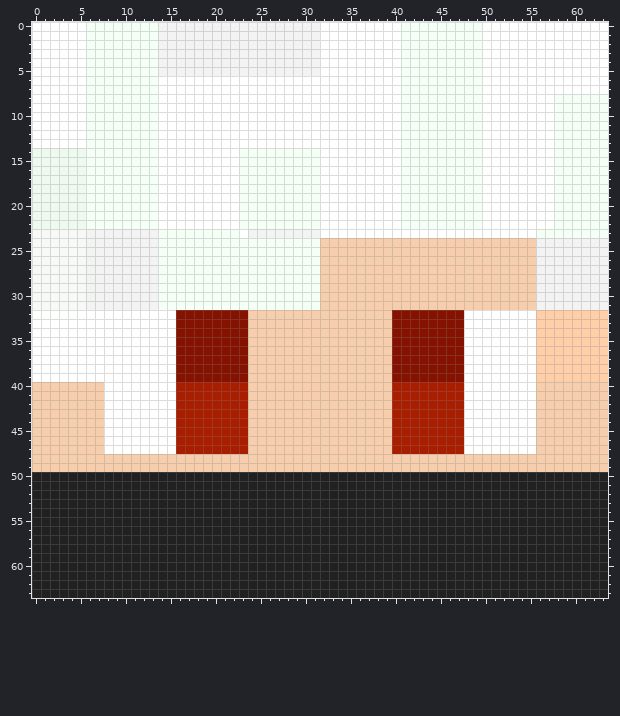
Two states of a pixel-art sprite, skins/3d726bf6-81c8-4d5f-b4ec-e4fc26bf7013.png. The first picture shows the starting point.
The file is 64x64 pixels. Colours within 5 levels of each other are drawn and written as one.
And afterwards:
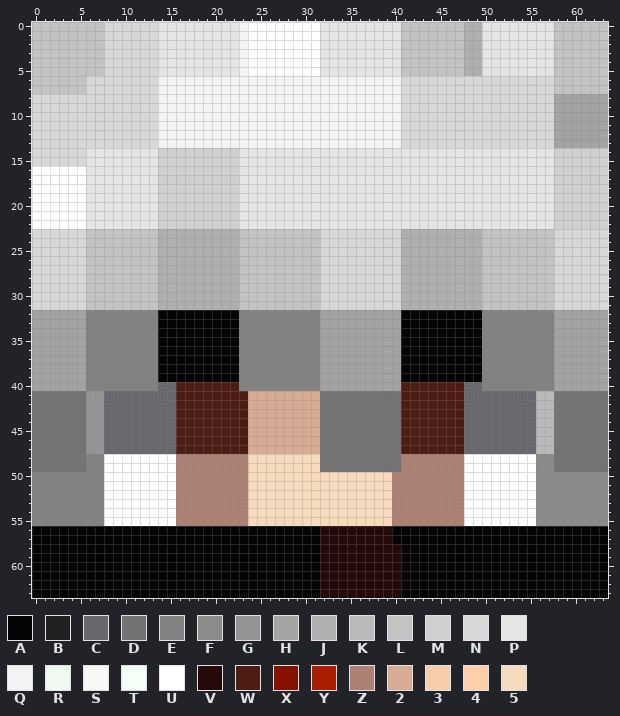
Palette (. is transparent): A #040405  B #212121  C #69686e  D #737373  E #828282  F #8b8b8b  G #949494  H #a3a3a3  J #afafaf  K #bababa  L #c3c3c3  M #d0d0d0  N #d8d8d8  P #e5e5e5  Q #f3f3f3  R #eef9ef  S #f7f9f7  T #f4fff5  U #ffffff  V #260a0a  W #4d1d15  X #851200  Y #a91e00  Z #ac8072  2 #d8ac93  3 #f7cead  4 #ffcfa9  5 #f7dbbd
Message: 自動上傳玩家 ZIOSR 的皮膚臉部
Change:
Changed rows in their new state; - is an unchanged pixel.
first column x 0:
 0 LLLLLLLLNNNNNNPPPPPPPPP-UUUUUUUUPPPPPPPPPLLLLLLLJJPPPPPPPPLLLLLL
 1 LLLLLLLLNNNNNNPPPPPPPPP-UUUUUUUUPPPPPPPPPLLLLLLLJJPPPPPPPPLLLLLL
 2 LLLLLLLLNNNNNNPPPPPPPPP-UUUUUUUUPPPPPPPPPLLLLLLLJJPPPPPPPPLLLLLL
 3 LLLLLLLLNNNNNNPPPPPPPPP-UUUUUUUUPPPPPPPPPLLLLLLLJJPPPPPPPPLLLLLL
 4 LLLLLLLLNNNNNNPPPPPPPPP-UUUUUUUUPPPPPPPPPLLLLLLLJJPPPPPPPPLLLLLL
 5 LLLLLLLLNNNNNNPPPPPPPPP-UUUUUUUUPPPPPPPPPLLLLLLLJJPPPPPPPPLLLLLL
 6 LLLLLLNNNNNNNNQQQQQQQQQQQQQQQQQQQQQQQQQQQNNNNNNNNNNNNNNNNNLLLLLL
 7 LLLLLLNNNNNNNNQQQQQQQQQQQQQQQQQQQQQQQQQQQNNNNNNNNNNNNNNNNNLLLLLL
 8 NNNNNNNNNNNNNNQQQQQQQQQQQQQQQQQQQQQQQQQQQNNNNNNNNNNNNNNNNNHHHHHH
 9 NNNNNNNNNNNNNNQQQQQQQQQQQQQQQQQQQQQQQQQQQNNNNNNNNNNNNNNNNNHHHHHH
10 NNNNNNNNNNNNNNQQQQQQQQQQQQQQQQQQQQQQQQQQQNNNNNNNNNNNNNNNNNHHHHHH
11 NNNNNNNNNNNNNNQQQQQQQQQQQQQQQQQQQQQQQQQQQNNNNNNNNNNNNNNNNNHHHHHH
12 NNNNNNNNNNNNNNQQQQQQQQQQQQQQQQQQQQQQQQQQQNNNNNNNNNNNNNNNNNHHHHHH
13 NNNNNNNNNNNNNNQQQQQQQQQQQQQQQQQQQQQQQQQQQNNNNNNNNNNNNNNNNNHHHHHH
14 NNNNNNPPPPPPPPMMMMMMMMMPPPPPPPPPPPPPPPPPPPPPPPPPPPPPPPPPPPMMMMMM
15 NNNNNNPPPPPPPPMMMMMMMMMPPPPPPPPPPPPPPPPPPPPPPPPPPPPPPPPPPPMMMMMM
16 UUUUUUPPPPPPPPMMMMMMMMMPPPPPPPPPPPPPPPPPPPPPPPPPPPPPPPPPPPMMMMMM
17 UUUUUUPPPPPPPPMMMMMMMMMPPPPPPPPPPPPPPPPPPPPPPPPPPPPPPPPPPPMMMMMM
18 UUUUUUPPPPPPPPMMMMMMMMMPPPPPPPPPPPPPPPPPPPPPPPPPPPPPPPPPPPMMMMMM
19 UUUUUUPPPPPPPPMMMMMMMMMPPPPPPPPPPPPPPPPPPPPPPPPPPPPPPPPPPPMMMMMM
20 UUUUUUPPPPPPPPMMMMMMMMMPPPPPPPPPPPPPPPPPPPPPPPPPPPPPPPPPPPMMMMMM
21 UUUUUUPPPPPPPPMMMMMMMMMPPPPPPPPPPPPPPPPPPPPPPPPPPPPPPPPPPPMMMMMM
22 UUUUUUPPPPPPPPMMMMMMMMMPPPPPPPPPPPPPPPPPPPPPPPPPPPPPPPPPPPMMMMMM
23 NNNNNNLLLLLLLLJJJJJJJJJLLLLLLLLLNNNNNNNNNJJJJJJJJJLLLLLLLLNNNNNN
24 NNNNNNLLLLLLLLJJJJJJJJJLLLLLLLLLNNNNNNNNNJJJJJJJJJLLLLLLLLNNNNNN
25 NNNNNNLLLLLLLLJJJJJJJJJLLLLLLLLLNNNNNNNNNJJJJJJJJJLLLLLLLLNNNNNN
26 NNNNNNLLLLLLLLJJJJJJJJJLLLLLLLLLNNNNNNNNNJJJJJJJJJLLLLLLLLNNNNNN
27 NNNNNNLLLLLLLLJJJJJJJJJLLLLLLLLLNNNNNNNNNJJJJJJJJJLLLLLLLLNNNNNN
28 NNNNNNLLLLLLLLJJJJJJJJJLLLLLLLLLNNNNNNNNNJJJJJJJJJLLLLLLLLNNNNNN
29 NNNNNNLLLLLLLLJJJJJJJJJLLLLLLLLLNNNNNNNNNJJJJJJJJJLLLLLLLLNNNNNN
30 NNNNNNLLLLLLLLJJJJJJJJJLLLLLLLLLNNNNNNNNNJJJJJJJJJLLLLLLLLNNNNNN
31 NNNNNNLLLLLLLLJJJJJJJJJLLLLLLLLLNNNNNNNNNJJJJJJJJJLLLLLLLLNNNNNN
32 HHHHHHEEEEEEEEAAAAAAAAAEEEEEEEEEHHHHHHHHHAAAAAAAAAEEEEEEEEHHHHHH
33 HHHHHHEEEEEEEEAAAAAAAAAEEEEEEEEEHHHHHHHHHAAAAAAAAAEEEEEEEEHHHHHH
34 HHHHHHEEEEEEEEAAAAAAAAAEEEEEEEEEHHHHHHHHHAAAAAAAAAEEEEEEEEHHHHHH
35 HHHHHHEEEEEEEEAAAAAAAAAEEEEEEEEEHHHHHHHHHAAAAAAAAAEEEEEEEEHHHHHH
36 HHHHHHEEEEEEEEAAAAAAAAAEEEEEEEEEHHHHHHHHHAAAAAAAAAEEEEEEEEHHHHHH
37 HHHHHHEEEEEEEEAAAAAAAAAEEEEEEEEEHHHHHHHHHAAAAAAAAAEEEEEEEEHHHHHH
38 HHHHHHEEEEEEEEAAAAAAAAAEEEEEEEEEHHHHHHHHHAAAAAAAAAEEEEEEEEHHHHHH
39 HHHHHHEEEEEEEEAAAAAAAAAEEEEEEEEEHHHHHHHHHAAAAAAAAAEEEEEEEEHHHHHH
40 HHHHHHEEEEEEEECCWWWWWWWEEEEEEEEEHHHHHHHHHWWWWWWWCCEEEEEEEEHHHHHH
41 DDDDDDGGCCCCCCCCWWWWWWWW22222222DDDDDDDDDWWWWWWWCCCCCCCCKKDDDDDD
42 DDDDDDGGCCCCCCCCWWWWWWWW22222222DDDDDDDDDWWWWWWWCCCCCCCCKKDDDDDD
43 DDDDDDGGCCCCCCCCWWWWWWWW22222222DDDDDDDDDWWWWWWWCCCCCCCCKKDDDDDD
44 DDDDDDGGCCCCCCCCWWWWWWWW22222222DDDDDDDDDWWWWWWWCCCCCCCCKKDDDDDD
45 DDDDDDGGCCCCCCCCWWWWWWWW22222222DDDDDDDDDWWWWWWWCCCCCCCCKKDDDDDD
46 DDDDDDGGCCCCCCCCWWWWWWWW22222222DDDDDDDDDWWWWWWWCCCCCCCCKKDDDDDD
47 DDDDDDGGCCCCCCCCWWWWWWWW22222222DDDDDDDDDWWWWWWWCCCCCCCCKKDDDDDD
48 DDDDDDEEUUUUUUUUZZZZZZZZ55555555DDDDDDDDDZZZZZZZUUUUUUUUFFDDDDDD
49 DDDDDDEEUUUUUUUUZZZZZZZZ55555555DDDDDDDDDZZZZZZZUUUUUUUUFFDDDDDD
50 EEEEEEEEUUUUUUUUZZZZZZZZ5555555555555555ZZZZZZZZUUUUUUUUFFFFFFFF
51 EEEEEEEEUUUUUUUUZZZZZZZZ5555555555555555ZZZZZZZZUUUUUUUUFFFFFFFF
52 EEEEEEEEUUUUUUUUZZZZZZZZ5555555555555555ZZZZZZZZUUUUUUUUFFFFFFFF
53 EEEEEEEEUUUUUUUUZZZZZZZZ5555555555555555ZZZZZZZZUUUUUUUUFFFFFFFF
54 EEEEEEEEUUUUUUUUZZZZZZZZ5555555555555555ZZZZZZZZUUUUUUUUFFFFFFFF
55 EEEEEEEEUUUUUUUUZZZZZZZZ5555555555555555ZZZZZZZZUUUUUUUUFFFFFFFF
56 AAAAAAAAAAAAAAAAAAAAAAAAAAAAAAAAVVVVVVVVAAAAAAAAAAAAAAAAAAAAAAAA
57 AAAAAAAAAAAAAAAAAAAAAAAAAAAAAAAAVVVVVVVVAAAAAAAAAAAAAAAAAAAAAAAA
58 AAAAAAAAAAAAAAAAAAAAAAAAAAAAAAAAVVVVVVVVVAAAAAAAAAAAAAAAAAAAAAAA
59 AAAAAAAAAAAAAAAAAAAAAAAAAAAAAAAAVVVVVVVVVAAAAAAAAAAAAAAAAAAAAAAA
60 AAAAAAAAAAAAAAAAAAAAAAAAAAAAAAAAVVVVVVVVVAAAAAAAAAAAAAAAAAAAAAAA
61 AAAAAAAAAAAAAAAAAAAAAAAAAAAAAAAAVVVVVVVVVAAAAAAAAAAAAAAAAAAAAAAA
62 AAAAAAAAAAAAAAAAAAAAAAAAAAAAAAAAVVVVVVVVVAAAAAAAAAAAAAAAAAAAAAAA
63 AAAAAAAAAAAAAAAAAAAAAAAAAAAAAAAAVVVVVVVVVAAAAAAAAAAAAAAAAAAAAAAA
